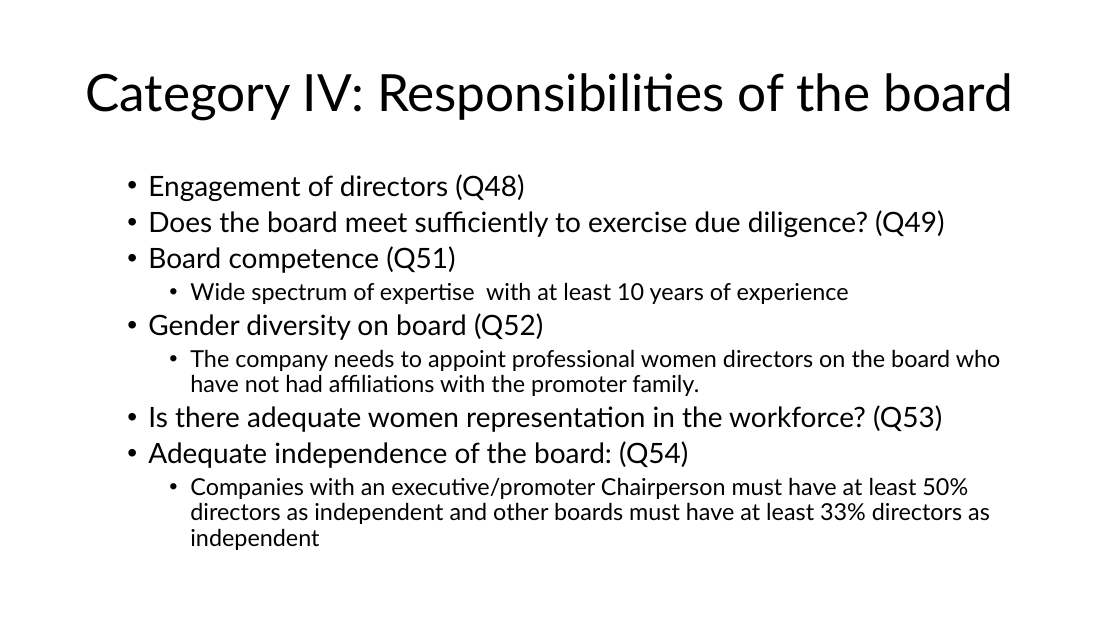
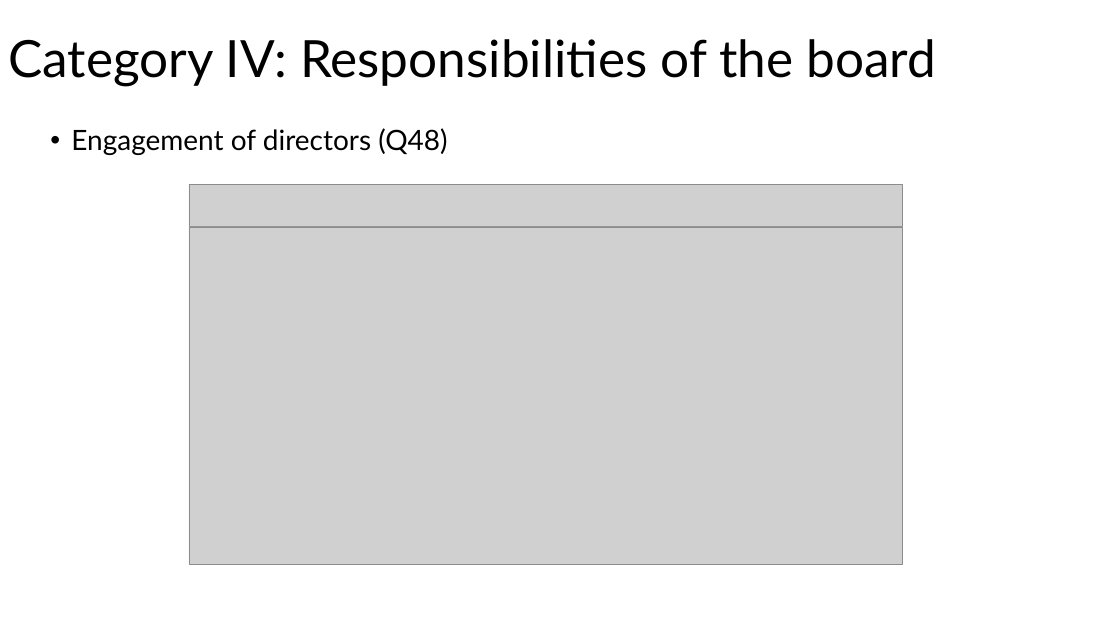
Before and after one commit to Monzero/AgentMADS, a slide deck: slide 18 of Governance risk framework.pptx (slide 9 before the commit). Drawn at 1120x630 pixels with LibreOffice and Linux fonts; fonts in the diff are those of the drawing; grey boxes stand for pictures. Boxes give left, top, right and bottom in pixels: in the first picture for what was removed or moved away, otherwise in the second. Text is boxed around its words. In the diff, an @@ line names an element or a change of style, - is before the commit and + after.

```diff
--- a/Governance risk framework.pptx
+++ b/Governance risk framework.pptx
@@ title "Category IV: Responsibilities of the ...": place and size @@
-title "Category IV: Responsibilities of the ..." at <box>85,73,1014,120</box>
+title "Category IV: Responsibilities of the ..." at <box>8,39,937,87</box>
@@ text added at <box>71,128,447,155</box>, 24 pt, text #000000 @@
+  • Engagement of directors (Q48)
@@ text removed at <box>148,174,1001,550</box> @@
-  • Engagement of directors (Q48)
-  • Does the board meet sufficiently to exercise due diligence? (Q49)
-  • Board competence (Q51)
-    • Wide spectrum of expertise with at least 10 years of experience
-  • Gender diversity on board (Q52)
-    • The company needs to appoint professional women directors on the board who have not had affiliations with the promoter family.
-  • Is there adequate women representation in the workforce? (Q53)
-  • Adequate independence of the board: (Q54)
-    • Companies with an executive/promoter Chairperson must have at least 50% directors as independent and other boards must have at least 33% directors as independent
@@ picture added at <box>189,184,903,227</box> @@
@@ picture added at <box>189,227,903,565</box> @@
```
Also in this commit, not shown: 8 other slides changed, 15 slides added.
